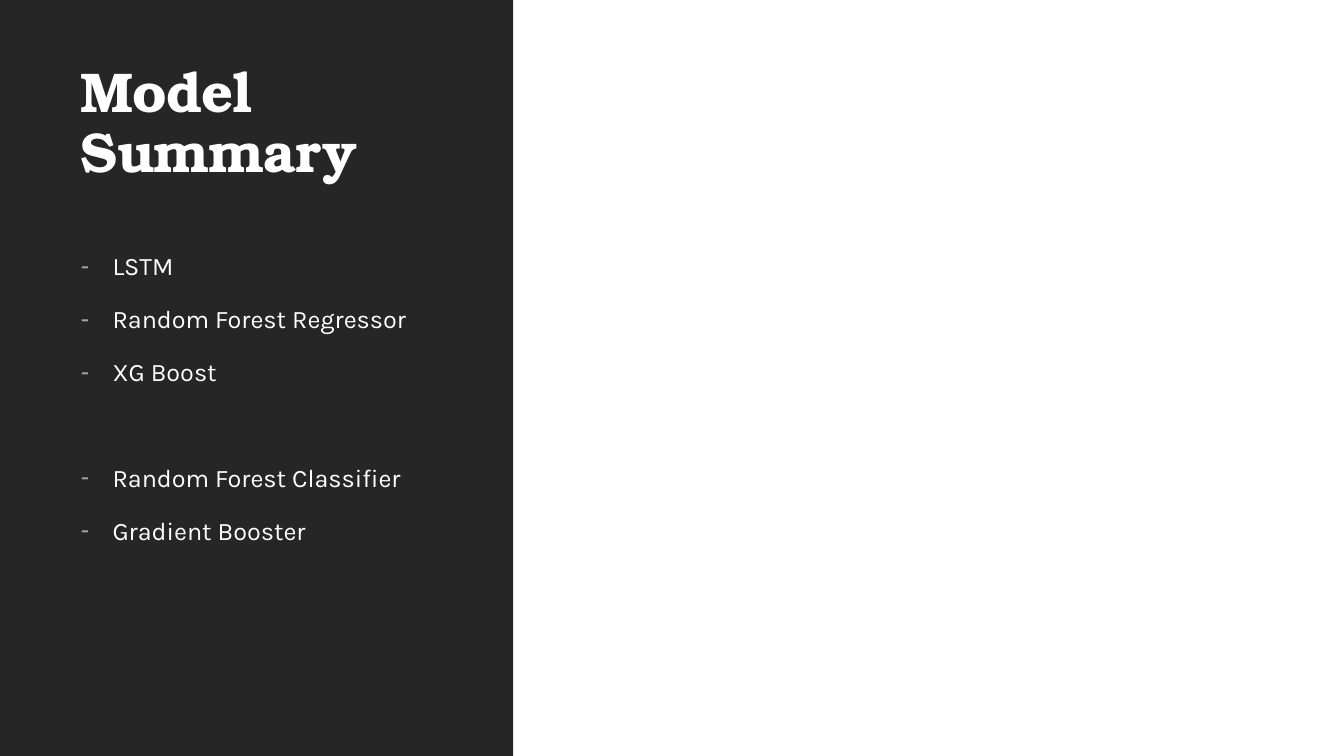
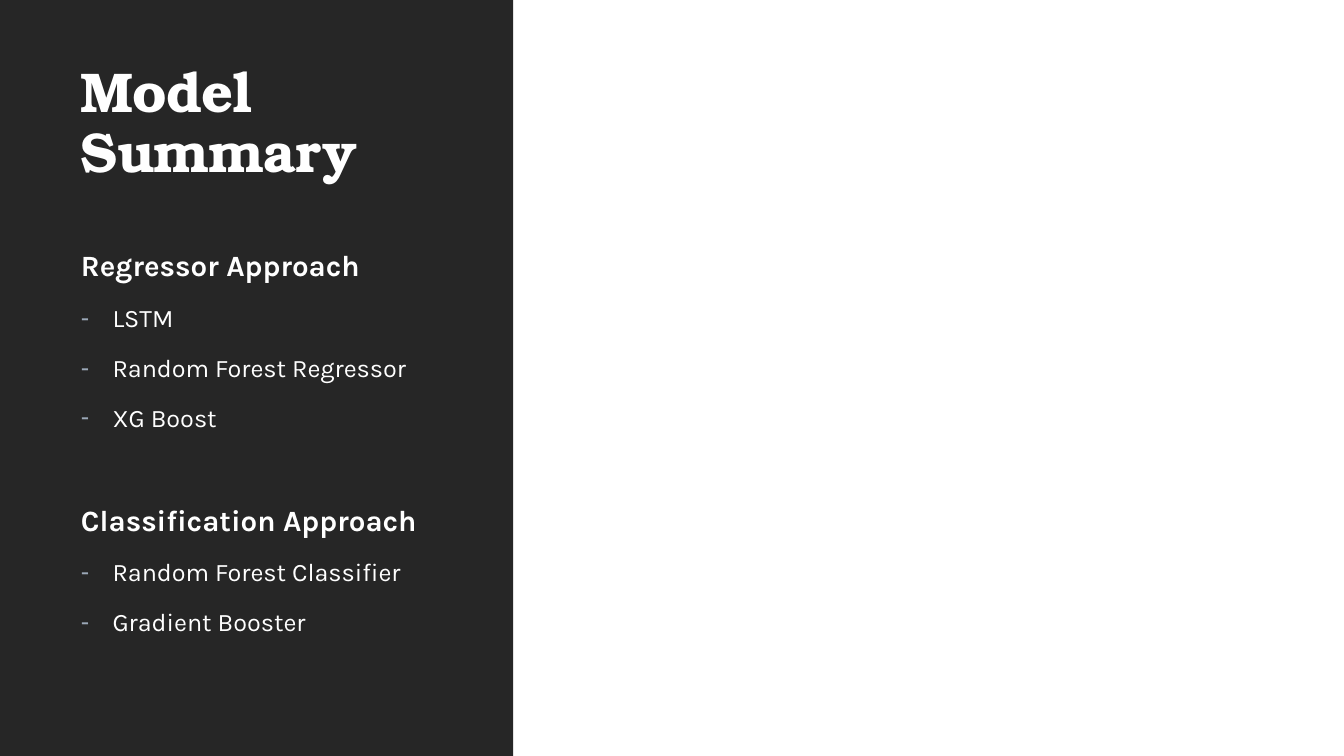
Before and after one commit to you915/Sentiment-Analysis-of-Twitter-Data-for-predicting-Apple-stock-price, a slide deck: slide 3 of Project 2 - Group 4.pptx. Drawn at 1344x756 pixels with LibreOffice and Linux fonts; fonts in the diff are those of the drawing. Boxes give left, top, right and bottom in pixels: in the first picture for what was removed or moved away, otherwise in the second. Text is boxed around its words. In the diff, an @@ line names an element or a change of style, - is before the commit and + after.

```diff
--- a/Project 2 - Group 4.pptx
+++ b/Project 2 - Group 4.pptx
@@ text at (81, 256, 359, 284): paragraph added @@
+Regressor Approach
@@ text at (113, 311, 406, 632): line spacing 1.1 to 1 @@
@@ text at (81, 510, 416, 538): paragraph added @@
+Classification Approach
```
Also in this commit, not shown: 1 other slide changed.
